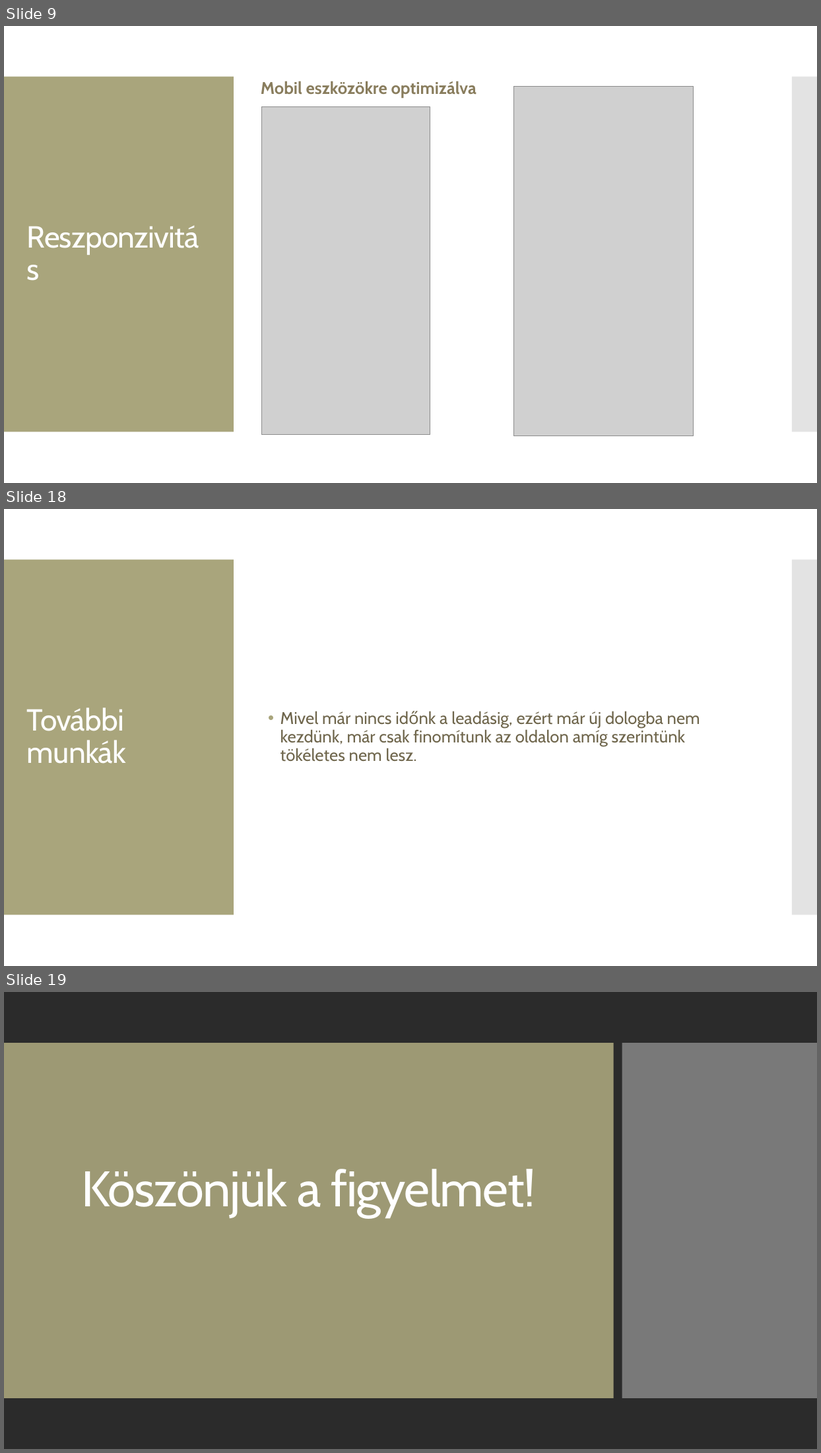
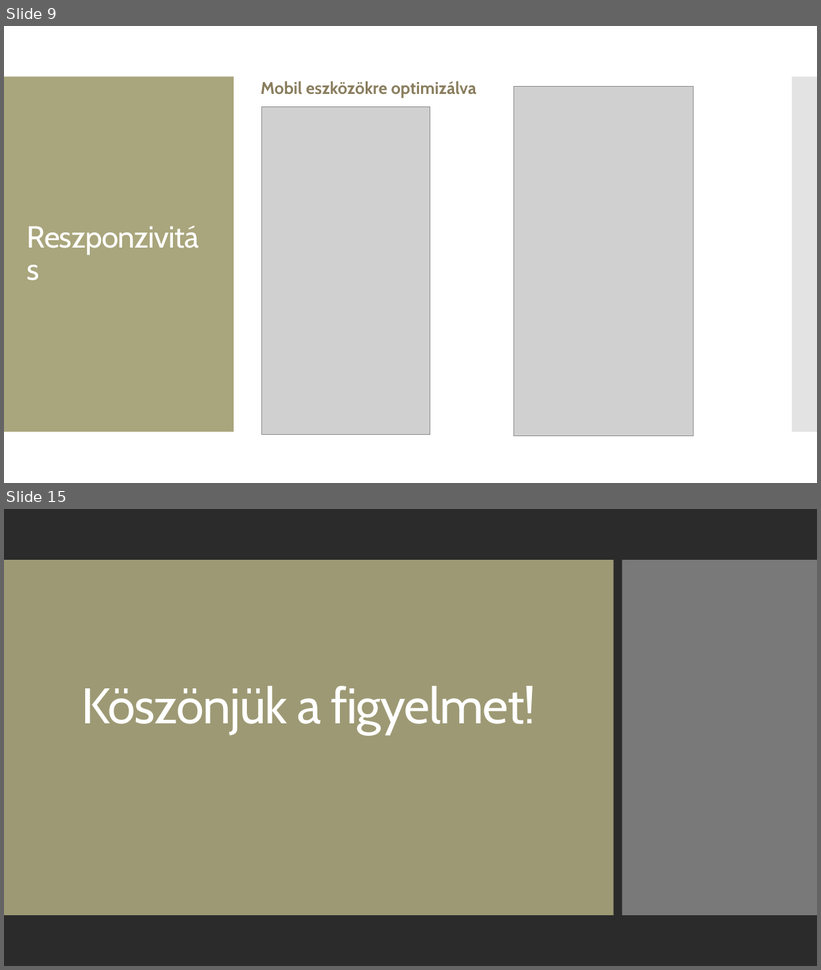
Before and after one commit to ramhap00/ramhapgergo, a slide deck: prezentáció.pptx. Shown one above the other, each under a label of ours: slides 9, 18 and 19 before the commit, slides 9 and 15 after it; the slides between them are not shown. The pictures are 821x1453 and 821x970 pixels, drawn with LibreOffice and Linux fonts; fonts in the diff are those of the drawing; grey boxes stand for pictures; background and template pictures are left out; a plain dark background stands for a picture behind light text. Boxes give left, top, right and bottom in pixels: in the first picture for what was removed or moved away, otherwise in the second. Text is boxed around its words. In the diff, an @@ line names an element or a change of style, - is before the commit and + after.

```diff
--- a/prezentáció.pptx
+++ b/prezentáció.pptx
@@ slide 18 removed at [4, 509, 817, 966], background #FFFFFF; not listed: 2 template elements that a slide beside it also shows @@
@@ title removed at [27, 708, 126, 764] @@
-További munkák
@@ text removed at [281, 711, 700, 762] @@
-• Mivel már nincs időnk a leadásig, ezért már új dologba nem kezdünk, már csak finomítunk az oldalon amíg szerintünk tökéletes nem lesz.
@@ what was slide 19 is now slide 15 @@
```
Also in this commit, not shown: 2 slides changed, 4 slides added, 7 other slides removed.
